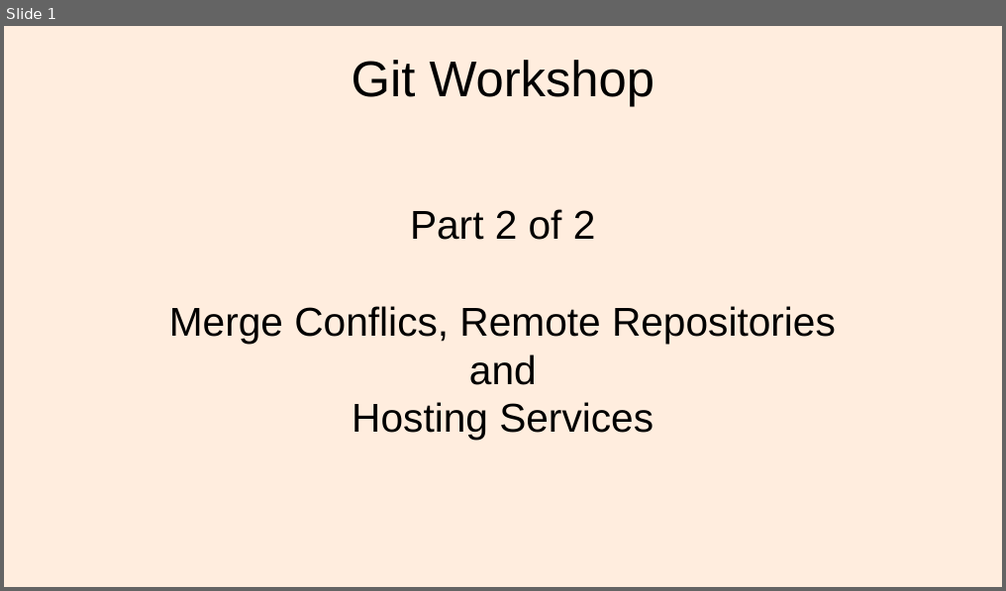
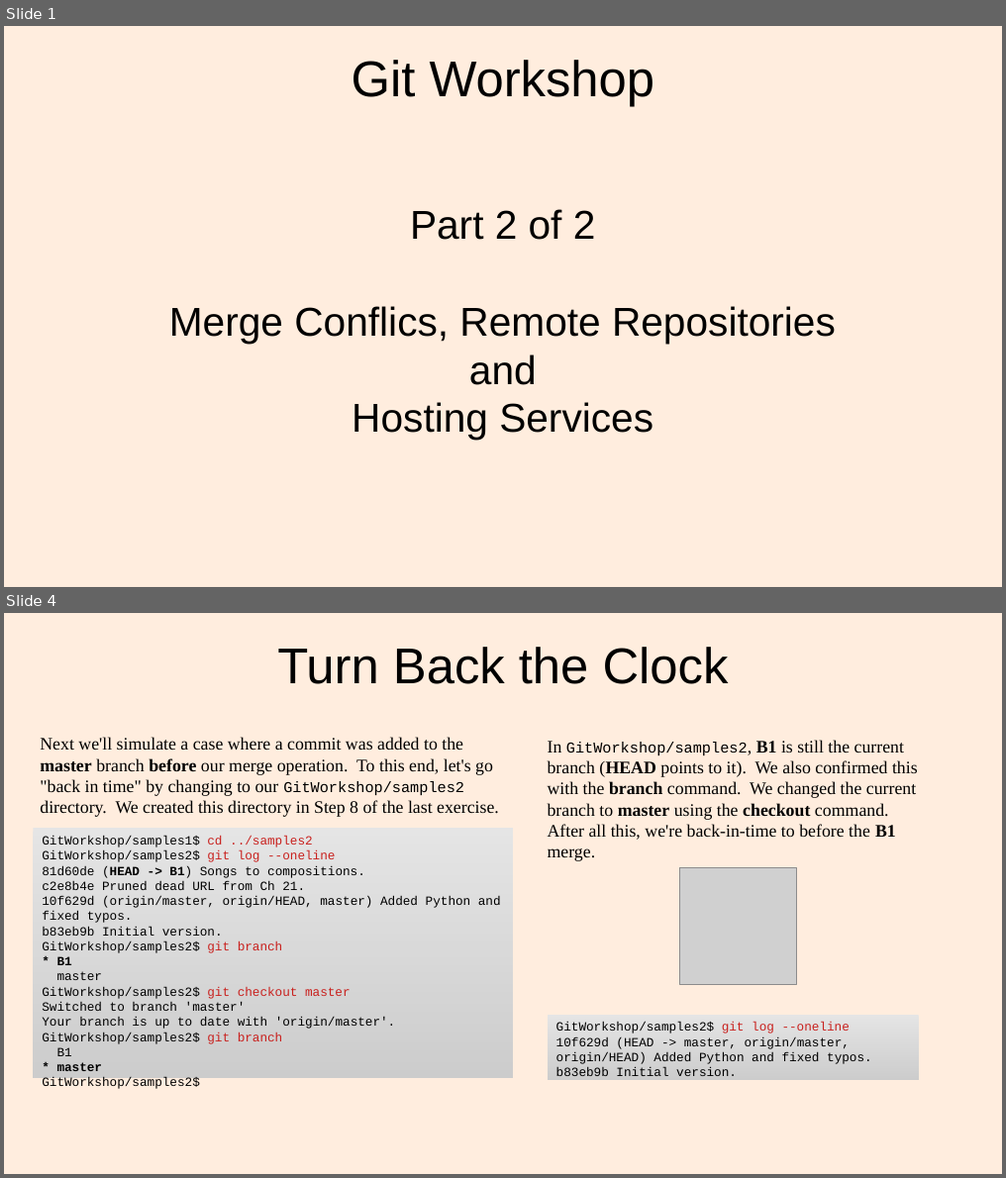
Before and after one commit to lacounty-isab/workshops, a slide deck: git/GitWorkshop2.odp. Shown one above the other, each under a label of ours: slide 1 before the commit, slides 1 and 4 after it; the slides between them are not shown. The pictures are 1006x591 and 1006x1178 pixels, drawn with LibreOffice and Linux fonts; fonts in the diff are those of the drawing; grey boxes stand for pictures. Boxes give left, top, right and bottom in pixels: in the first picture for what was removed or moved away, otherwise in the second. Text is boxed around its words. In the diff, an @@ line names an element or a change of style, - is before the commit and + after.

```diff
--- a/git/GitWorkshop2.odp
+++ b/git/GitWorkshop2.odp
@@ slide 4 added at <box>4,613,1002,1174</box>, background #FFEDDE @@
@@ title added at <box>277,647,729,684</box>, 40 pt, text #000000 @@
+Turn Back the Clock
@@ text added at <box>40,737,499,817</box>, 14 pt, text #000000 @@
+Next we'll simulate a case where a commit was added to the master branch before our merge operation. To this end, let's go "back in time" by changing to our GitWorkshop/samples2 directory. We created this directory in Step 8 of the last exercise.
@@ text added at <box>548,740,918,861</box>, 14 pt, text #000000 @@
+In GitWorkshop/samples2, B1 is still the current branch (HEAD points to it). We also confirmed this with the branch command. We changed the current branch to master using the checkout command.
+After all this, we're back-in-time to before the B1 merge.
@@ rectangle added at <box>33,829,513,1078</box>, fill gradient #E5E5E5 to #E4E4E4 to #E3E3E3, 10 pt, text #000000 @@
+GitWorkshop/samples1$ cd ../samples2
+GitWorkshop/samples2$ git log --oneline
+81d60de (HEAD -> B1) Songs to compositions.
+c2e8b4e Pruned dead URL from Ch 21.
+10f629d (origin/master, origin/HEAD, master) Added Python and fixed typos.
+b83eb9b Initial version.
+GitWorkshop/samples2$ git branch
+* B1
+master
+GitWorkshop/samples2$ git checkout master
+Switched to branch 'master'
+Your branch is up to date with 'origin/master'.
+GitWorkshop/samples2$ git branch
+B1
+* master
+GitWorkshop/samples2$
@@ picture added at <box>680,868,796,984</box> @@
@@ rectangle added at <box>548,1015,919,1081</box>, fill gradient #E5E5E5 to #E4E4E4 to #E3E3E3, 10 pt, text #000000 @@
+GitWorkshop/samples2$ git log --oneline
+10f629d (HEAD -> master, origin/master, origin/HEAD) Added Python and fixed typos.
+b83eb9b Initial version.
```
Also in this commit, not shown: 3 slides changed, 9 other slides added, 22 other files.
